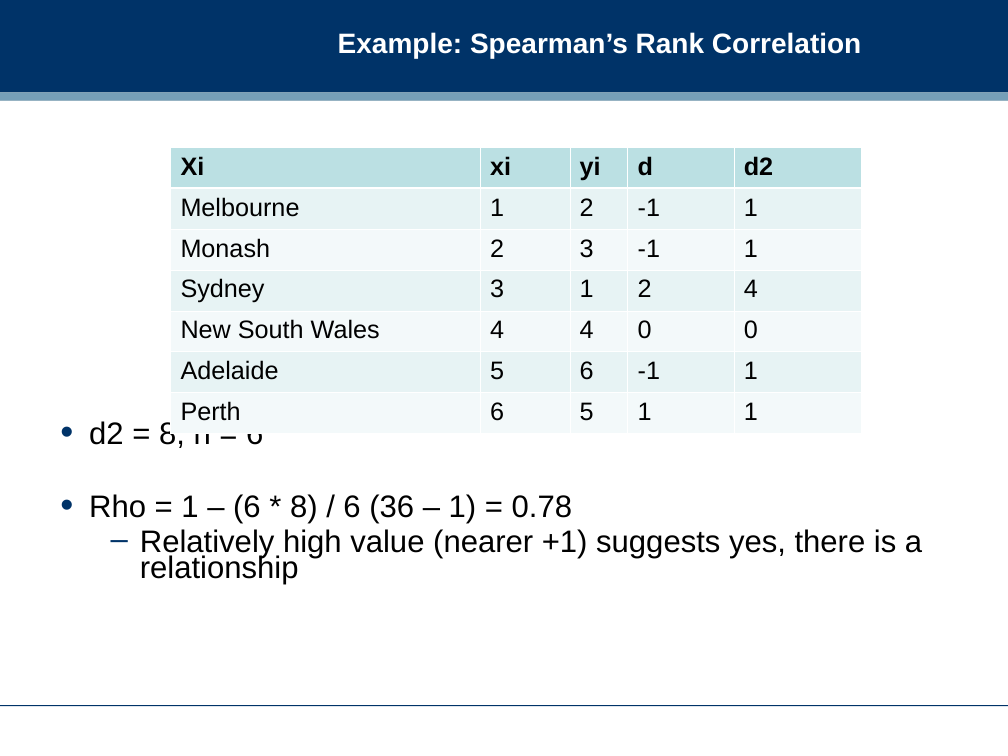
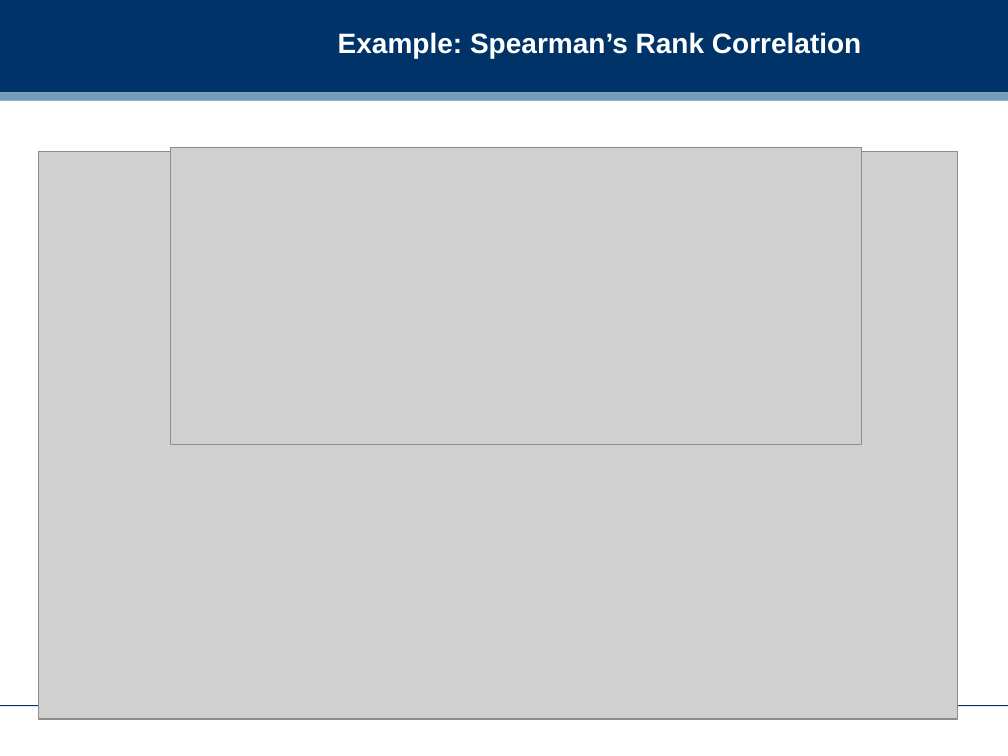
Before and after one commit to dreamind/ix, a slide deck: slide 23 of lectures/making-sense-data/bivariate-analysis.ppt. Drawn at 1008x756 pixels with LibreOffice and Linux fonts; fonts in the diff are those of the drawing; grey boxes stand for pictures; background and template pictures are left out. Boxes give left, top, right and bottom in pixels: in the first picture for what was removed or moved away, otherwise in the second. Text is boxed around its words. In the diff, an @@ line names an element or a change of style, - is before the commit and + after.

```diff
--- a/lectures/making-sense-data/bivariate-analysis.ppt
+++ b/lectures/making-sense-data/bivariate-analysis.ppt
@@ table removed at box(170, 147, 860, 433), 7 rows, 5 columns @@
-Xi | xi | yi | d | d2
-Melbourne | 1 | 2 | -1 | 1
-Monash | 2 | 3 | -1 | 1
-Sydney | 3 | 1 | 2 | 4
-New South Wales | 4 | 4 | 0 | 0
-Adelaide | 5 | 6 | -1 | 1
-Perth | 6 | 5 | 1 | 1
@@ picture added at box(170, 147, 862, 445) @@
@@ picture added at box(38, 151, 958, 719) @@
@@ text removed at box(89, 419, 922, 584) @@
-• d2 = 8, n = 6
-• Rho = 1 – (6 * 8) / 6 (36 – 1) = 0.78
-  – Relatively high value (nearer +1) suggests yes, there is a relationship
```
Also in this commit, not shown: 8 other slides changed, 1 slide added, 2 other files.
